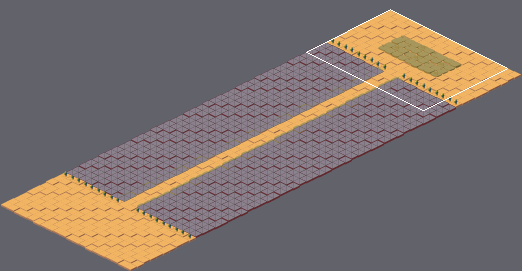
Tiled map -- Output/Assets/Maps/Mapa 2 Puente.tmx. The picture above shows the old version from afar; the outline marks the close-up.
Close-up. Before the commit:
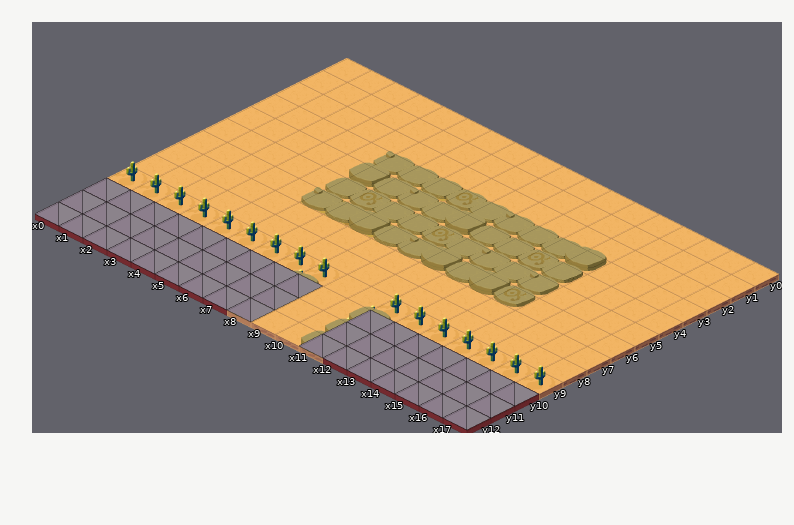
Cells are 128x64 px. Isometric: x runs down to the right, y down to the left. Shown: x 0..17, y 0..12. The commit also changed other parts of the map, which this record leaves out.
And afterwards:
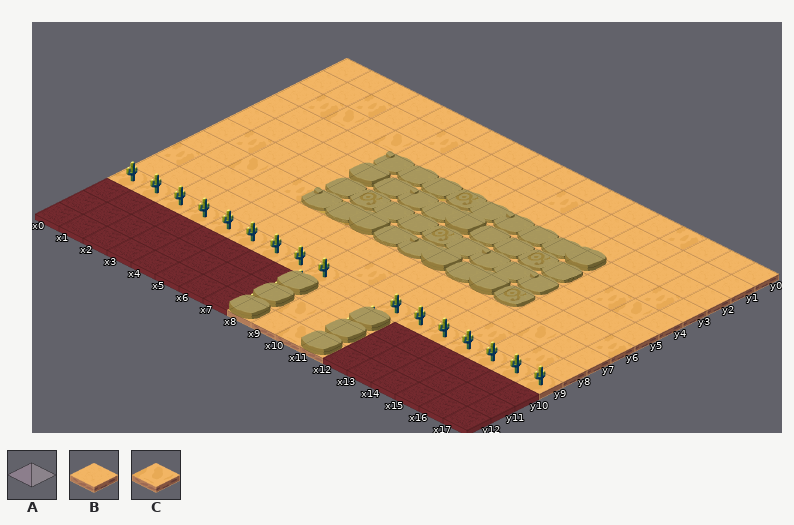
Key: from "128": A 0; from "Map2t": B 24, C 25.
_ is an empty cell, . an unchanged one.
Change:
--- layer "Capa de patrones 1"
@@ x 9..10 @@
-11 B.
-12 .B
+11 C.
+12 .C
--- layer "Navigation" (now hidden)
@@ x 0..17 @@
-10 AAAAAAAAA..AAAAAAA
-11 AAAAAAAAA..AAAAAAA
-12 AAAAAAAAA..AAAAAAA
+10 _________.._______
+11 _________.._______
+12 _________.._______
Pixel boxes of the changes (left, top, right, bottom) in both close-ups:
changed: (35, 154, 539, 430)
